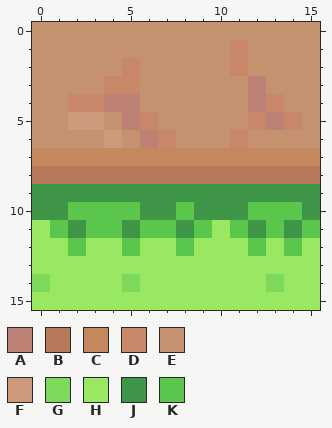
One commit to this pixel-art sprite: res/tiles/path_t.png. Above is the file before it was changed.
The file is 16x16 pixels. Colours within 5 levels of each other are drawn and written as one.
Palette (. is transparent): A #bd8074  B #b67a5a  C #c5885d  D #c88769  E #c4926f  F #cc997a  G #7dd95c  H #9ae861  J #3e9548  K #5ac64b
Pixels before, first column x 0:
 0 EEEEEEEEEEEEEEEE
 1 EEEEEEEEEEEDEEEE
 2 EEEEEDEEEEEDEEEE
 3 EEEEDDEEEEEEAEEE
 4 EEDDAAEEEEEEADEE
 5 EEFFEADEEEEEDADE
 6 EEEEFEADEEEDEEEE
 7 CCCCCCCCCCCCCCCC
 8 BBBBBBBBBBBBBBBB
 9 JJJJJJJJJJJJJJJJ
10 JJKKKKJJKJJJKKKJ
11 HKJKKJKKJKHKJKJK
12 HHKHHKHHKHHHKHKH
13 HHHHHHHHHHHHHHHH
14 GHHHHGHHHHHHHGHH
15 HHHHHHHHHHHHHHHH
Once edited:
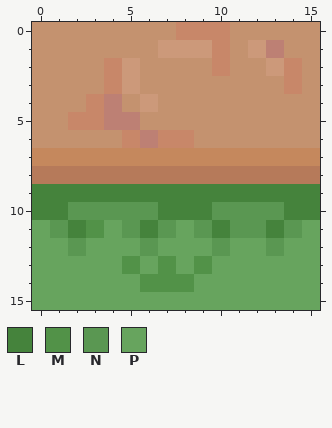
Colours new in this view: L #45833c  M #529248  N #5a9752  P #67a45e
What changed:
Changed rows in their new state; - is an unchanged pixel.
first column x 0:
 0 --------DDD-----
 1 -------FFFDEFA--
 2 ----DF----DE-FD-
 3 -----F------E-D-
 4 --E--EF-----EE--
 5 --DDA-E-----EEE-
 6 ----ED--D--E----
 9 LLLLLLLLLLLLLLLL
10 LLNNNNNLLLNNNNLL
11 PNLMPNLNPNLNNLNP
12 PPNPPPNPPPNPPNPP
13 PPPPPMPMPMPPPPPP
14 PPPPPPMMMPPPPPPP
15 PPPPPPPPPPPPPPPP
Where, in picture pixels (left, top, right, bottom), the same in both pictures:
changed: (32, 22, 320, 310)
